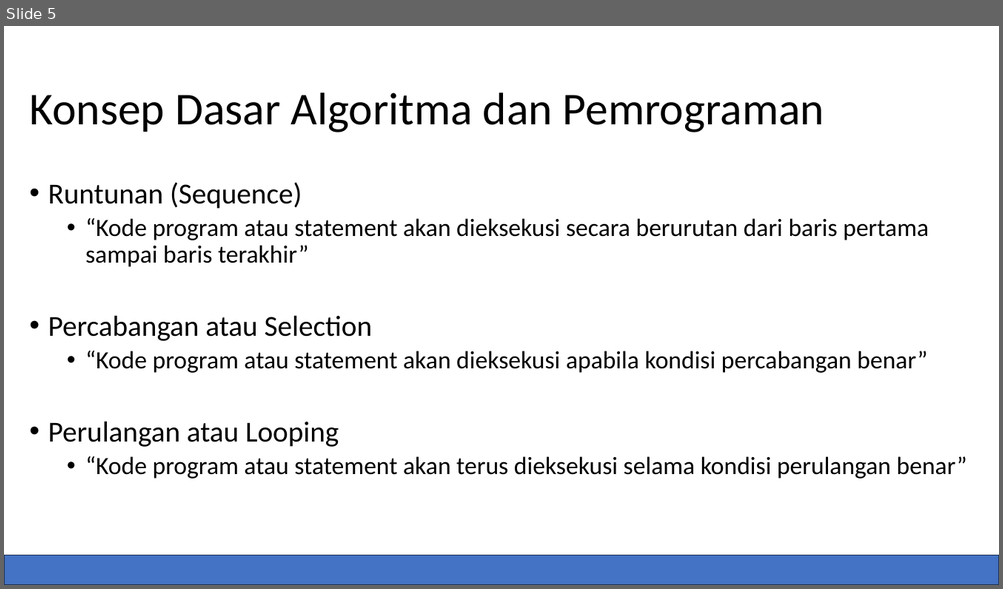
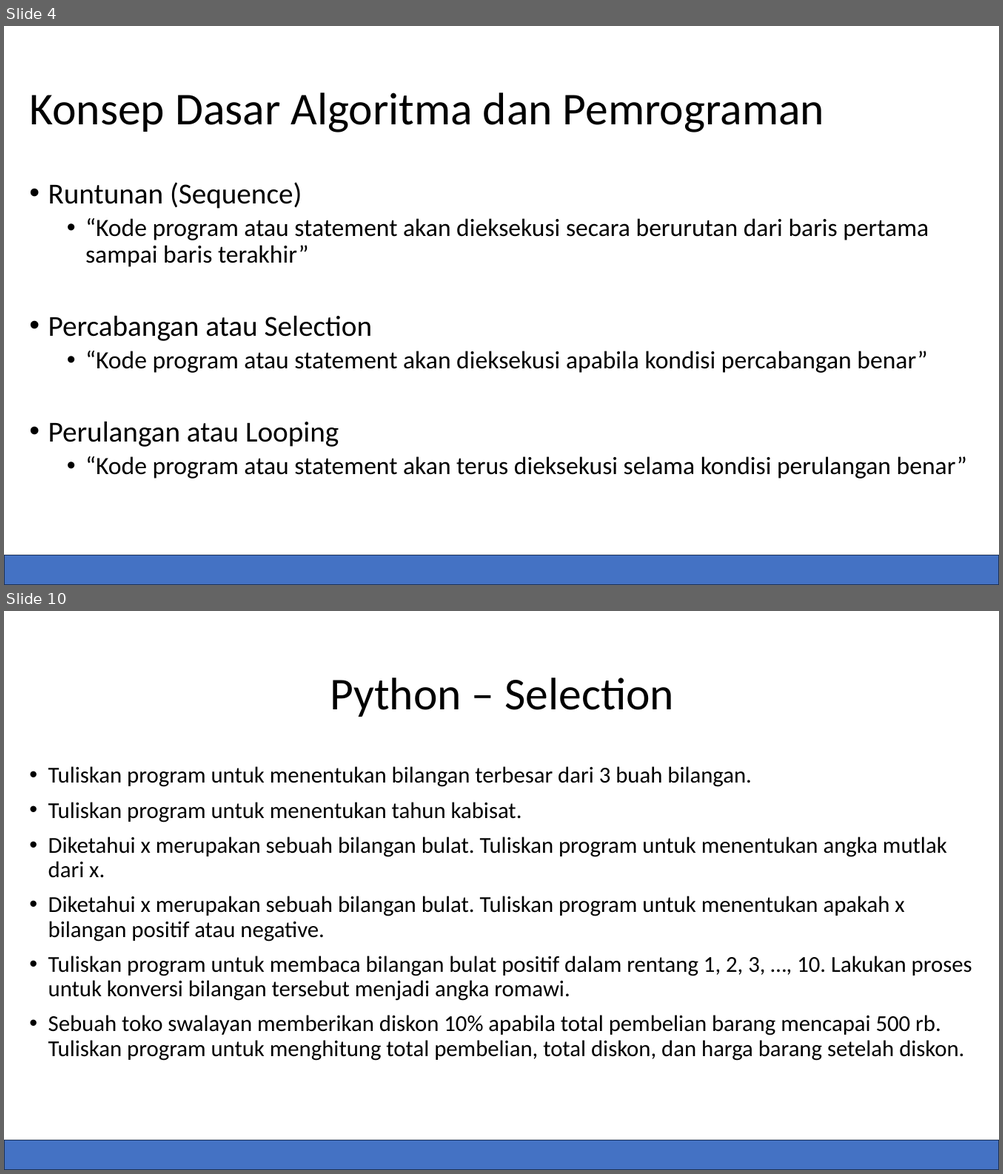
Before and after one commit to kusin/bahan-ajar-ML, a slide deck: dokumentasi ppt/Pertemuan 1 – Pengantar Bahasa Python.pptx. Shown one above the other, each under a label of ours: slide 5 before the commit, slides 4 and 10 after it; the slides between them are not shown. The pictures are 1003x589 and 1003x1174 pixels, drawn with LibreOffice and Linux fonts; fonts in the diff are those of the drawing. Boxes give left, top, right and bottom in pixels: in the first picture for what was removed or moved away, otherwise in the second. Text is boxed around its words. In the diff, an @@ line names an element or a change of style, - is before the commit and + after.

```diff
--- a/dokumentasi ppt/Pertemuan 1 – Pengantar Bahasa Python.pptx
+++ b/dokumentasi ppt/Pertemuan 1 – Pengantar Bahasa Python.pptx
@@ slide 10 added at (4,611,999,1170), background #FFFFFF @@
@@ title added at (330,678,674,717), 44 pt, text #000000 @@
+Python – Selection
@@ text added at (48,766,972,1061), 22 pt, text #000000 @@
+• Tuliskan program untuk menentukan bilangan terbesar dari 3 buah bilangan.
+• Tuliskan program untuk menentukan tahun kabisat.
+• Diketahui x merupakan sebuah bilangan bulat. Tuliskan program untuk menentukan angka mutlak dari x.
+• Diketahui x merupakan sebuah bilangan bulat. Tuliskan program untuk menentukan apakah x bilangan positif atau negative.
+• Tuliskan program untuk membaca bilangan bulat positif dalam rentang 1, 2, 3, …, 10. Lakukan proses untuk konversi bilangan tersebut menjadi angka romawi.
+• Sebuah toko swalayan memberikan diskon 10% apabila total pembelian barang mencapai 500 rb. Tuliskan program untuk menghitung total pembelian, total diskon, dan harga barang setelah diskon.
@@ rectangle added at (4,1141,999,1170), fill #4472C4, outline #1E3256 1 pt @@
@@ what was slide 5 is now slide 4 @@
```
Also in this commit, not shown: 7 slides changed, 6 other slides added, 2 slides removed, 10 other files.
